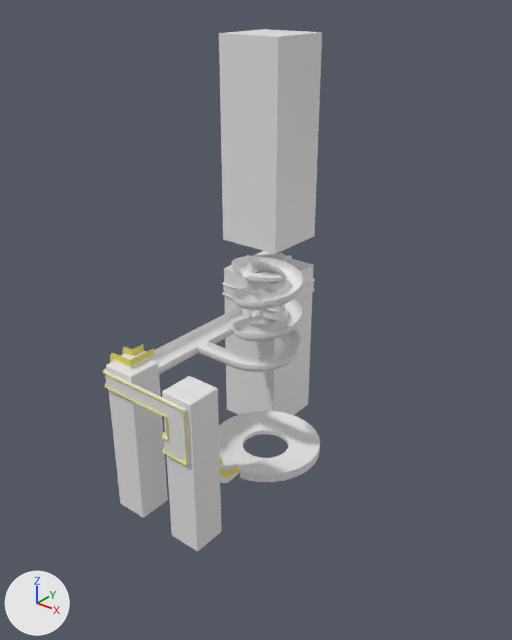
Renders of the FBX model MantaMadness/Assets/Models/Environment/SM_Fishville/SM_Fishville_Floor0.fbx from each side of a commit.
The view is the same before and after, from a 50 mm camera at (71.6, -80.4, 110.3) aimed at (-6.0, 16.7, 50.1). The lights are fixed; the arrows at lower left show +X, +Y and +Z. The picture after the commit comes second. Where no turn or scale is listed for an object, it has been applied to the vertices. Vertices at exactly the same position are counted once.

Before the edit, the objects in view are built like this:
```python
me_cube_002 = bpy.data.meshes.new('Cube.002')
me_cube_002.from_pydata(...)  # a box spanning x -100.0..100.0, y -100.0..-13.0, z -100.0..100.0; a box spanning x -100.0..100.0, y 2.0..100.0, z -100.0..100.0
me_cube_008 = bpy.data.meshes.new('Cube.008')
me_cube_008.from_pydata(...)  # 152 vertices, 150 faces; spans x -3.5..3.5, y -3.5..3.5, z -16.5..16.5
me_cube_009 = bpy.data.meshes.new('Cube.009')
me_cube_009.from_pydata(...)  # 152 vertices, 150 faces; spans x -3.5..3.5, y -3.5..3.5, z -16.5..16.5
me_cylinder_022 = bpy.data.meshes.new('Cylinder.022')
me_cylinder_022.from_pydata(...)  # 1923 vertices, 1824 faces; spans x -18.4..6.8, y -17.9..14.0, z -10.9..10.9
me_cylinder_023 = bpy.data.meshes.new('Cylinder.023')
me_cylinder_023.from_pydata(...)  # 245 vertices, 119 faces; spans x -18.4..6.8, y -17.9..14.0, z -5.9..16.8
ob_building_001 = bpy.data.objects.new('Building_001', me_cube_008)
ob_building_001.location = (-4.3, -4.1, 28.5)
ob_building_002 = bpy.data.objects.new('Building_002', me_cube_009)
ob_building_002.location = (-19.2, -4.1, 28.5)
ob_building_003 = bpy.data.objects.new('Building_003', me_cube_002)
ob_building_003.location = (-21.8, 41.1, 55.8)
ob_building_003.rotation_euler = (1.571, 0.0, 3.142)  # degrees (90, 0, 180)
ob_building_003.scale = (0.0737, 0.442, 0.0737)
ob_city_water_002 = bpy.data.objects.new('City_water_002', me_cylinder_022)
ob_city_water_002.location = (-3.9, 17.3, 51.5)
ob_city_water_002_border = bpy.data.objects.new('City_water_002_border', me_cylinder_023)
ob_city_water_002_border.location = (-3.9, 17.3, 46.1)
# also in view: 'City_water_000' at (-3.9, 17.3, 21.5); 'City_water_001_border' at (-12.6, -1.2, 34.7); 'City_water_001' at (-12.5, -1.0, 33.5)
```
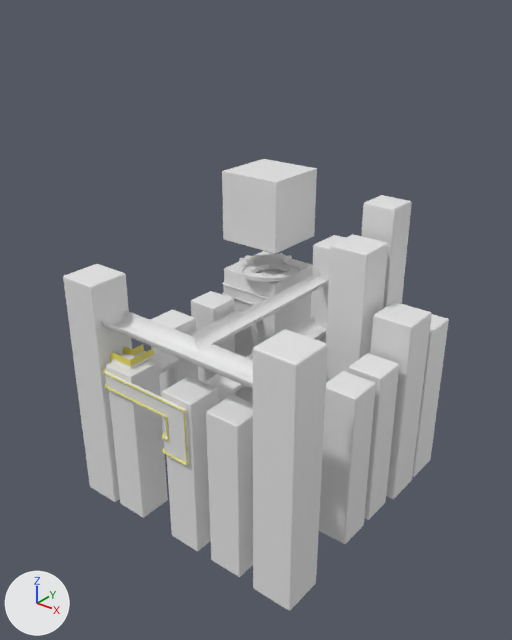
Where the newer file only moved an object's origin or applied its transform, the numbers keep the older frame.

Boxes (x1, y1, x2, y2) around the edits, measured in the pictures (512 x 640 px):
'Building_003', reshaped, moved, rescaled (8% narrower, 37% shorter)
    before: (219, 29, 322, 415)
    after: (222, 159, 317, 403)
'Building_005', added
    after: (253, 329, 328, 611)
'Building_013', added
    after: (63, 264, 132, 502)
'Building_008', added
    after: (319, 371, 376, 544)
'Building_006', added
    after: (206, 395, 253, 577)
'City_water_002', reshaped (mostly hidden afterwards)
    before: (152, 259, 303, 374)
    after: (152, 309, 326, 403)
'Building_009.001', added
    after: (326, 234, 388, 383)
'Building_009', added
    after: (370, 302, 431, 499)
'City_water_004', added
    after: (101, 272, 329, 389)
'Building_010', added
    after: (348, 353, 399, 520)
'Building_012', added
    after: (361, 195, 412, 309)
'Building_011', added
    after: (412, 314, 449, 477)
'City_water_002_border', deleted
    before: (154, 256, 304, 370)
'Building_015', added
    after: (191, 291, 235, 404)
'Building_014', added
    after: (151, 309, 198, 433)
'Building_004', added
    after: (311, 235, 345, 343)
part 1 of me_cylinder_022, reshaped (mostly hidden afterwards)
    before: (197, 259, 303, 372)
    after: (205, 316, 326, 403)
'City_water_000', unchanged, covered by the edit
    before: (219, 411, 320, 482)

The change, as a list of edits to the scene's bpy script:
```text
Change me_cube_002:
    used by ob_building_003; location = (-21.8, 41.1, 55.8); rotation_euler = (1.571, 0.0, 3.142), in degrees (90, 0, 180); scale = (0.0737, 0.442, 0.0737)
    remove me_cube_002.from_pydata(...)  # 16 vertices, 12 faces; spans x -100.0..100.0, y -100.0..100.0, z -100.0..100.0
    add me_cube_002.from_pydata(...)  # 192 vertices, 196 faces; spans x -737.0..737.0, y -3610.0..2474.0, z -737.0..737.0
    me_cube_002 part 2: 16 vertices removed from x -100.0..100.0, y -100.0..100.0, z -100.0..100.0; 192 vertices added at x -737.0..737.0, y -3610.0..2474.0, z -737.0..737.0
Change me_cylinder_022:
    remove me_cylinder_022.from_pydata(...)  # 1923 vertices, 1824 faces; spans x -18.4..6.8, y -17.9..14.0, z -10.9..10.9
    add me_cylinder_022.from_pydata(...)  # 150 vertices, 72 faces; spans x -18.4..3.0, y -18.0..20.9, z -10.9..-8.9
    me_cylinder_022 part 1: 2 vertices moved from x -2.8..-2.7, y -6.5..-3.4, z -9.4..-8.9 to x -2.8, y -6.5..-3.4, z -9.4..-8.9; 1843 vertices removed from x -6.7..6.8, y -6.7..6.7, z -10.5..10.9; 70 vertices added at x -2.8..3.0, y -18.0..20.9, z -10.9..-8.9
Change ob_building_003:
    ob_building_003.location: (-21.8, 41.1, 55.8) -> (-21.8, 41.1, 47.6)
    ob_building_003.scale: (0.0737, 0.442, 0.0737) -> (0.01, 0.01, 0.01)
Remove ob_city_water_002_border:
    ob_city_water_002_border = bpy.data.objects.new('City_water_002_border', me_cylinder_023)
Add ob_building_014:
    ob_building_014 = bpy.data.objects.new('Building_014', me_cube_009.copy())  # the mesh of ob_building_002
    ob_building_014.location = (-26.9, 14.4, 28.5)
Add ob_building_015:
    ob_building_015 = bpy.data.objects.new('Building_015', me_cube_009.copy())  # the mesh of ob_building_002
    ob_building_015.location = (-27.0, 27.2, 28.5)
Add ob_building_009_001:
    ob_building_009_001 = bpy.data.objects.new('Building_009.001', me_cube_040)  # 152 vertices, 150 faces; spans x -4.1..4.1, y -4.1..4.1, z -26.4..26.4
    ob_building_009_001.location = (6.5, 32.8, 37.7)
Add ob_building_005:
    ob_building_005 = bpy.data.objects.new('Building_005', me_cube_036)  # 152 vertices, 150 faces; spans x -4.1..4.1, y -4.1..4.1, z -24.5..24.5
    ob_building_005.location = (16.9, -3.8, 36.1)
Add ob_city_water_004:
    ob_city_water_004 = bpy.data.objects.new('City_water_004', me_cylinder_016)  # 134 vertices, 92 faces; spans x -19.6..17.8, y -25.4..21.4, z -1.0..1.0
    ob_city_water_004.location = (-4.3, 18.8, 52.4)
Add ob_building_009:
    ob_building_009 = bpy.data.objects.new('Building_009', me_cube_039)  # 152 vertices, 150 faces; spans x -4.1..4.1, y -4.1..4.1, z -20.1..20.1
    ob_building_009.location = (16.9, 32.7, 32.2)
Add ob_building_006:
    ob_building_006 = bpy.data.objects.new('Building_006', me_cube_009.copy())  # the mesh of ob_building_002
    ob_building_006.location = (6.0, -4.1, 28.5)
Add ob_building_008:
    ob_building_008 = bpy.data.objects.new('Building_008', me_cube_009.copy())  # the mesh of ob_building_002
    ob_building_008.location = (16.5, 14.9, 28.5)
Add ob_building_013:
    ob_building_013 = bpy.data.objects.new('Building_013', me_cube_036.copy())
    ob_building_013.location = (-28.0, -3.7, 36.1)
Add ob_building_011:
    ob_building_011 = bpy.data.objects.new('Building_011', me_cube_042)  # 152 vertices, 150 faces; spans x -4.1..4.1, y -4.1..4.1, z -17.8..17.8
    ob_building_011.location = (16.6, 42.3, 29.5)
Add ob_building_012:
    ob_building_012 = bpy.data.objects.new('Building_012', me_cube_043)  # 152 vertices, 150 faces; spans x -3.5..3.5, y -3.5..3.5, z -29.3..29.3
    ob_building_012.location = (6.7, 42.4, 40.9)
Add ob_building_010:
    ob_building_010 = bpy.data.objects.new('Building_010', me_cube_009.copy())  # the mesh of ob_building_002
    ob_building_010.location = (16.5, 23.7, 28.5)
Add ob_building_004:
    ob_building_004 = bpy.data.objects.new('Building_004', me_cube_035)  # 152 vertices, 150 faces; spans x -4.1..4.1, y -4.1..4.1, z -23.4..23.4
    ob_building_004.location = (-3.8, 42.3, 35.7)
```
